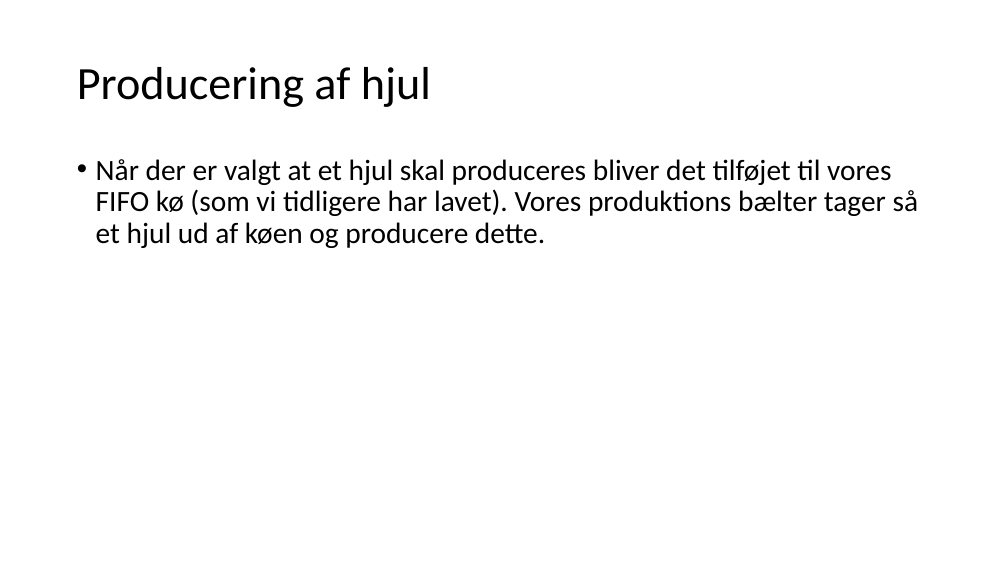
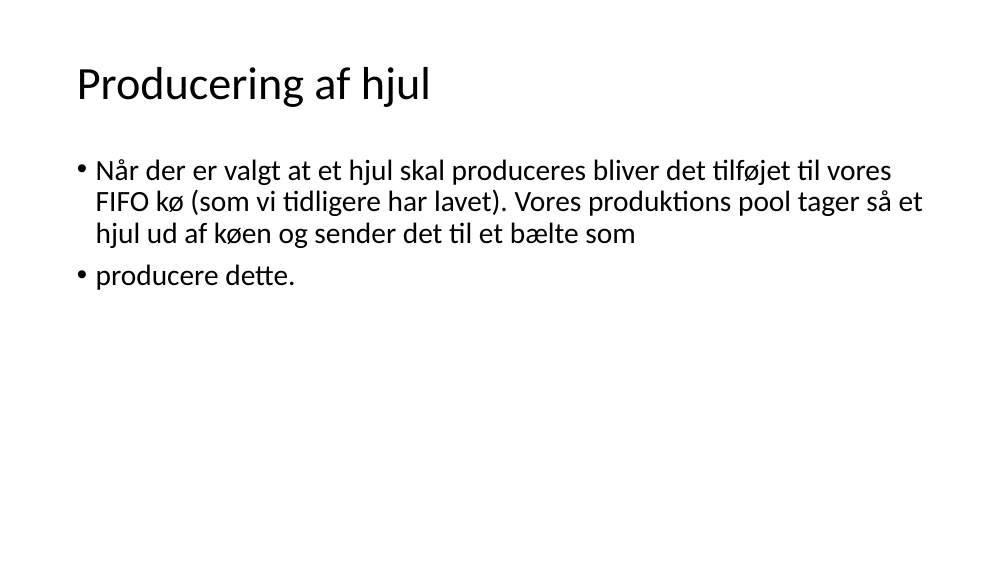
Before and after one commit to mart56p7/carwheel, a slide deck: slide 5 of Damn fast wheels.pptx (slide 4 before the commit). Drawn at 1008x567 pixels with LibreOffice and Linux fonts; fonts in the diff are those of the drawing. Boxes give left, top, right and bottom in pixels: in the first picture for what was removed or moved away, otherwise in the second. Text is boxed around its words. In the diff, an @@ line names an element or a change of style, - is before the commit and + after.

```diff
--- a/Damn fast wheels.pptx
+++ b/Damn fast wheels.pptx
@@ text at (96, 159, 923, 290): text changed @@
-• Når der er valgt at et hjul skal produceres bliver det tilføjet til vores FIFO kø (som vi tidligere har lavet). Vores produktions bælter tager så et hjul ud af køen og producere dette.
+• Når der er valgt at et hjul skal produceres bliver det tilføjet til vores FIFO kø (som vi tidligere har lavet). Vores produktions pool tager så et hjul ud af køen og sender det til et bælte som
+• producere dette.
```
Also in this commit, not shown: 2 slides added, 1 slide removed, 7 other files.
